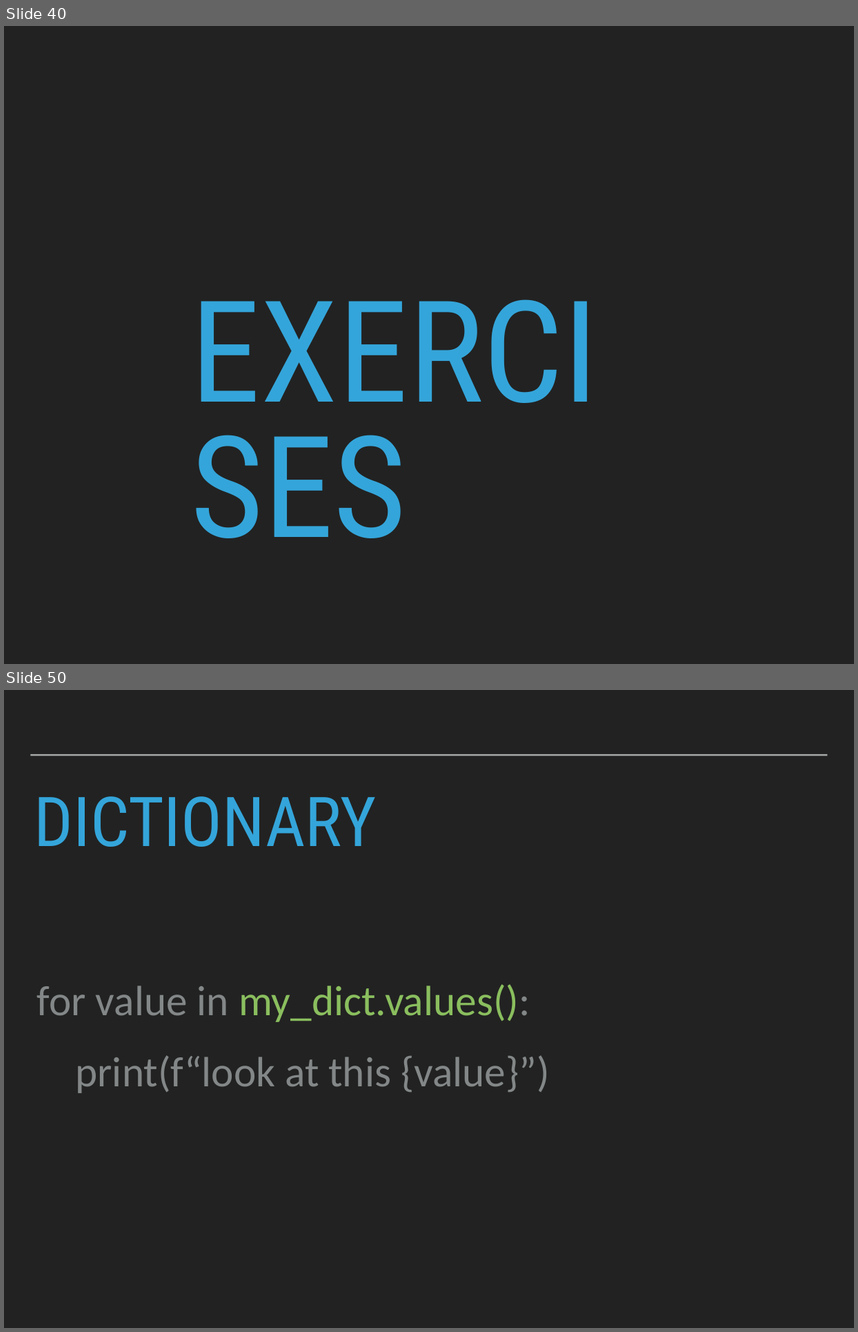
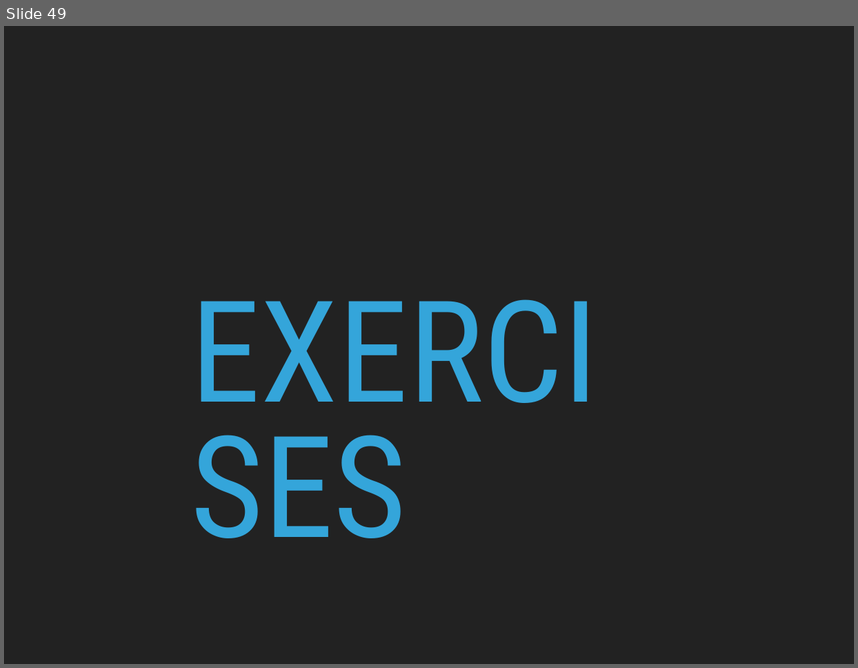
Before and after one commit to robcarrington/Week1_PythonForDataScience, a slide deck: Session2_Slides.pptx. Shown one above the other, each under a label of ours: slides 40 and 50 before the commit, slide 49 after it; the slides between them are not shown. The pictures are 858x1332 and 858x668 pixels, drawn with LibreOffice and Linux fonts; fonts in the diff are those of the drawing. Boxes give left, top, right and bottom in pixels: in the first picture for what was removed or moved away, otherwise in the second. Text is boxed around its words. In the diff, an @@ line names an element or a change of style, - is before the commit and + after.

```diff
--- a/Session2_Slides.pptx
+++ b/Session2_Slides.pptx
@@ slide 50 removed at bbox=[4, 690, 854, 1328], background #222222 @@
@@ line removed from (30, 755) to (828, 755) @@
@@ title removed at bbox=[34, 796, 376, 847] @@
-DICTIONARY
@@ text removed at bbox=[37, 984, 550, 1093] @@
-for value in my_dict.values():
-print(f“look at this {value}”)
@@ what was slide 40 is now slide 49 @@
```
Also in this commit, not shown: 9 slides added, 11 other slides removed.
